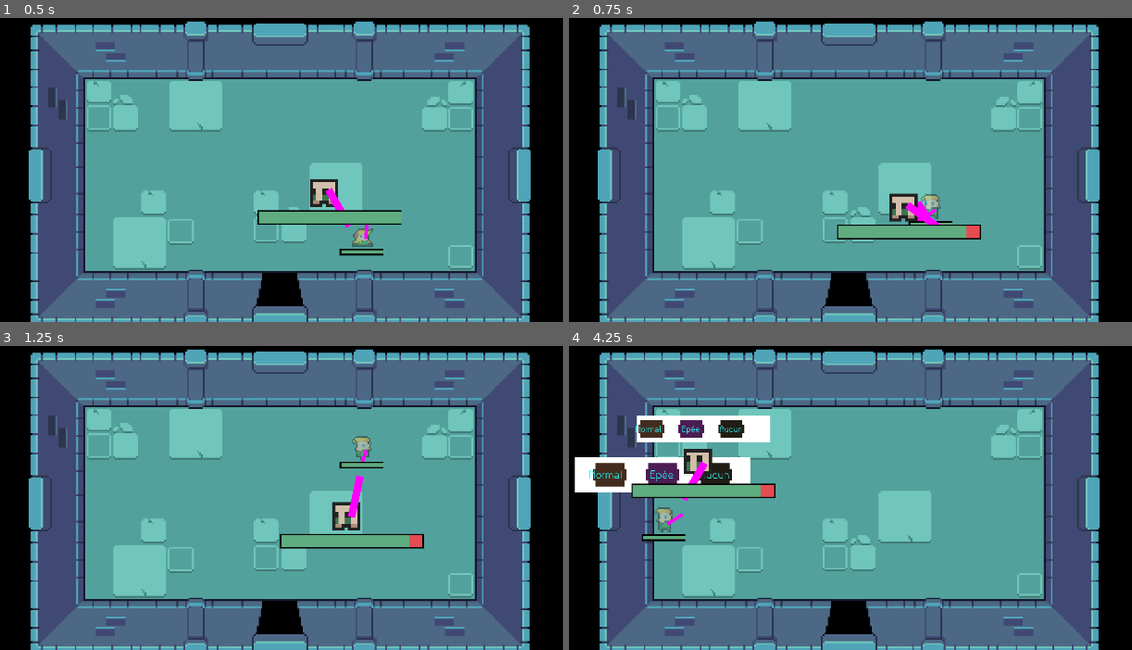
Above: before the commit, frames 1-4 (two rows, left to right).
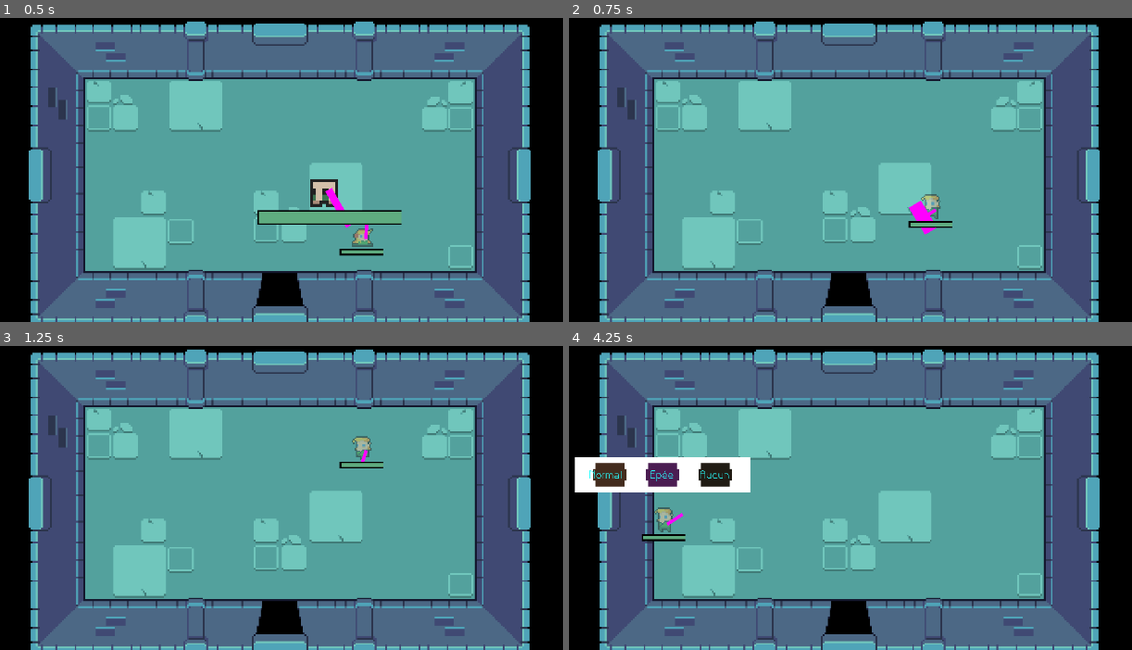
Above: after the commit, the same moments.

Repository: Lmorder2/Game-Jam---Max-Pierre-Arthur-Thomas
Game: Godot game, scene res://room_boss.tscn
Same seed, same stepped clock (60 frames per second), same inputs: the game is played once before the commit and once after it. This scene is started directly instead of the project's main scene.
Inputs (mouse positions are in pixels of both pictures, inside the frame that each line leads up to):
- Up to frame 1 (0.5 s): no input
- Up to frame 2 (0.75 s): move the mouse to (901, 230) at 0.52 s; hold Up (up) from 0.53 s (still down); click (901, 230) at 0.6 s
- Up to frame 3 (1.25 s): keep holding Up (up)
- Up to frame 4 (4.25 s): move the mouse to (outside the picture) at 1.27 s; tap Alt (alt) at 1.35 s; move the mouse to (715, 452) at 2.02 s; release Up (up) at 2.03 s; hold A (left) 2.03-3.53 s; tap , (deblock case test) at 2.1 s; move the mouse to (974, 498) at 2.77 s; click (974, 498) at 2.85 s; move the mouse to (827, 422) at 3.52 s; hold S (down) from 3.53 s (still down); hold Alt (alt) from 3.53 s (still down)

Frame 1 is identical in both runs. In frame 2, 1.7% of the frame differs, in the area x 47-74%, y 57-73%; in frame 3, 1.9%; in frame 4, 3.8%, in the area x 11-37%, y 22-51%.

Commit message:
effet a la bonne place + gros son

Diff:
--- a/mob.gd
+++ b/mob.gd
@@ -1,6 +1,6 @@
 extends CharacterBody2D
 
-var damage_amount = 5
+var damage_amount = 50
 var speed = 40
 var player_chase = false
 var player = null
--- a/mob.tscn
+++ b/mob.tscn
@@ -7,7 +7,6 @@
 [ext_resource type="PackedScene" uid="uid://cwd5s8o6mowxi" path="res://weapons_bow.tscn" id="5_gfurk"]
 [ext_resource type="PackedScene" uid="uid://cq6t8dcxw7yom" path="res://effect_manager.tscn" id="6_ieysi"]
 [ext_resource type="PackedScene" uid="uid://jmrvrrt2juxe" path="res://health_manager.tscn" id="7_cixyi"]
-[ext_resource type="AudioStream" uid="uid://m44phxv3pyt4" path="res://Bloody Stream [8-Bit; VRC6] - JoJos Bizarre Adventure OP 2 (1).wav" id="8_gfurk"]
 
 [sub_resource type="AtlasTexture" id="AtlasTexture_gfurk"]
 atlas = ExtResource("2_1qmh0")
@@ -159,12 +158,7 @@
 healthMax = 500.0
 
 [node name="MobAttackTimer" type="Timer" parent="."]
-wait_time = 5.0
 autostart = true
-
-[node name="mobsound" type="AudioStreamPlayer2D" parent="."]
-stream = ExtResource("8_gfurk")
-autoplay = true
 
 [connection signal="body_entered" from="detection_area" to="." method="_on_detection_area_body_entered"]
 [connection signal="body_exited" from="detection_area" to="." method="_on_detection_area_body_exited"]
--- a/player.gd
+++ b/player.gd
@@ -1,5 +1,5 @@
 extends CharacterBody2D
-var damage_amount = 50
+var damage_amount = 500.0
 const MAX_SPEED = 100.0
 const ACCELERATION = 1000.0
 const FRICTION = 500.0
--- a/player.tscn
+++ b/player.tscn
@@ -133,4 +133,5 @@
 [editable path="BoxMots/HBoxContainer/Case1"]
 [editable path="BoxMots/HBoxContainer/Case2"]
 [editable path="BoxMots/HBoxContainer/Case3"]
+[editable path="BoxMots/HBoxContainer/Case4"]
 [editable path="HealthManager"]
--- a/room_left.tscn
+++ b/room_left.tscn
@@ -14,7 +14,7 @@
 [sub_resource type="RectangleShape2D" id="RectangleShape2D_6yqxi"]
 size = Vector2(16, 16)
 
-[node name="DungeonRoom" type="Node2D"]
+[node name="DungeonRoom2" type="Node2D"]
 z_index = -1
 script = ExtResource("1_l5avt")
 
--- a/room_top_left_v2.tscn
+++ b/room_top_left_v2.tscn
@@ -1,9 +1,11 @@
-[gd_scene load_steps=7 format=3 uid="uid://comh65adnc5k1"]
+[gd_scene load_steps=9 format=3 uid="uid://comh65adnc5k1"]
 
 [ext_resource type="Script" uid="uid://3d34kkpadtkr" path="res://room_all.gd" id="1_dfluo"]
 [ext_resource type="Texture2D" uid="uid://cgre2csa10je" path="res://dungeon_rooms/top_left.png" id="2_scyc3"]
 [ext_resource type="Texture2D" uid="uid://bkx2epnt5ymb7" path="res://dungeon_rooms/basic_dungeon_room.png" id="2_tr1js"]
 [ext_resource type="PackedScene" uid="uid://cqfaktsu0eir" path="res://door.tscn" id="3_scyc3"]
+[ext_resource type="PackedScene" uid="uid://08is53654krc" path="res://mob.tscn" id="5_5mybx"]
+[ext_resource type="PackedScene" uid="uid://dsnhj5r6llvnc" path="res://drop_immobile.tscn" id="6_t84nt"]
 
 [sub_resource type="RectangleShape2D" id="RectangleShape2D_ecl6m"]
 size = Vector2(224, 112)
@@ -69,6 +71,10 @@
 [node name="CollisionShape2D" type="CollisionShape2D" parent="DoorLeft"]
 shape = SubResource("RectangleShape2D_6yqxi")
 
+[node name="mob" parent="." instance=ExtResource("5_5mybx")]
+position = Vector2(93, 102)
+drop_scene = ExtResource("6_t84nt")
+
 [connection signal="body_entered" from="PlayerDetector" to="." method="_on_player_detector_body_entered"]
 
 [editable path="DoorUp"]
--- a/world.tscn
+++ b/world.tscn
@@ -90,8 +90,9 @@
 
 [node name="DungeonRoom2" parent="." instance=ExtResource("15_2u3nc")]
 
-[node name="AudioStreamPlayer" type="AudioStreamPlayer" parent="."]
+[node name="MainMusic" type="AudioStreamPlayer" parent="."]
 stream = ExtResource("15_udxuc")
+volume_db = 1.631
 autoplay = true
 
 [editable path="Chest2"]
Not shown: 1 places in mob.tscn that only renumber resources
